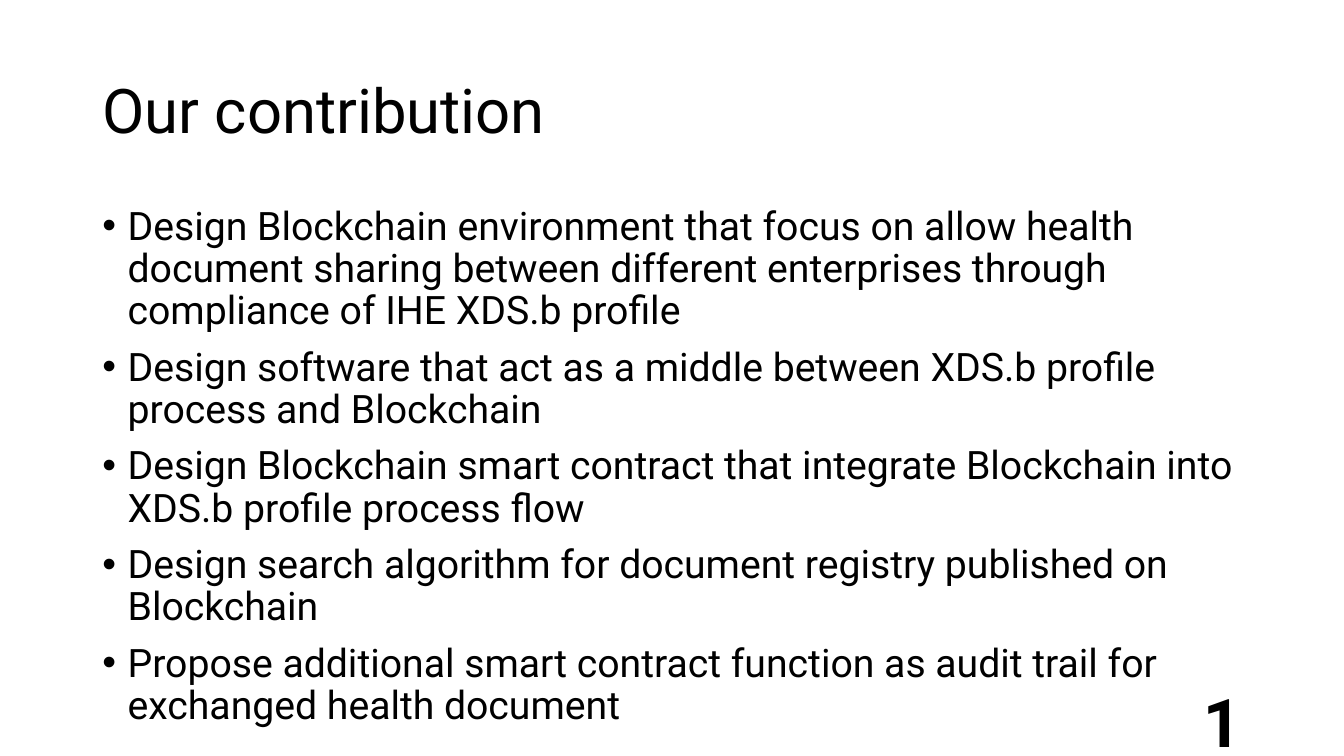
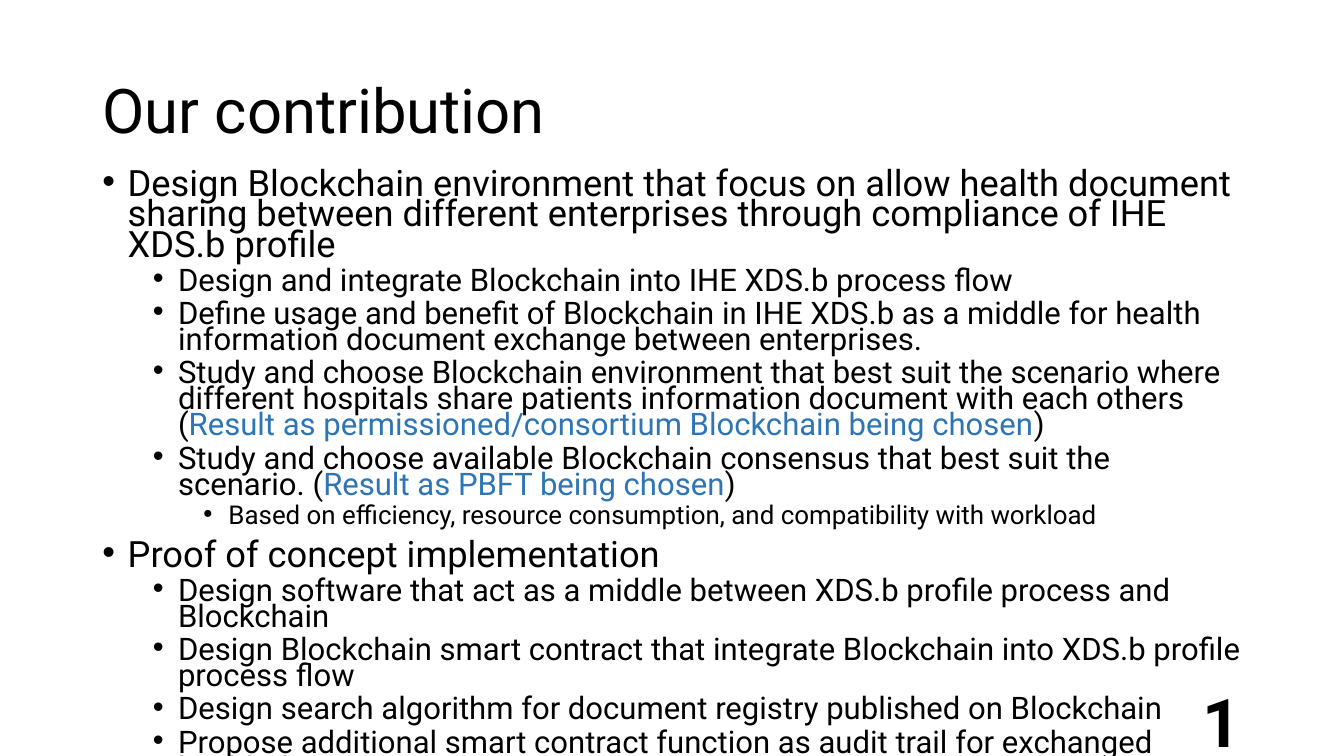
Before and after one commit to semiangel/XDSchain, a slide deck: slide 1 of Progress/Contribution.pptx. Drawn at 1344x756 pixels with LibreOffice and Linux fonts; fonts in the diff are those of the drawing; background and template pictures are left out. Boxes give left, top, right and bottom in pixels: in the first picture for what was removed or moved away, otherwise in the second. Text is boxed around its words. In the diff, an @@ line names an element or a change of style, - is before the commit and + after.

Commit message:
contributionSlideUpdate

```diff
--- a/Progress/Contribution.pptx
+++ b/Progress/Contribution.pptx
@@ text "Design Blockchain environment that focus ...": place and size @@
-text "Design Blockchain environment that focus ..." at bbox=[128, 210, 1232, 685]
+text "Design Blockchain environment that focus ..." at bbox=[128, 168, 1240, 756]
@@ text at bbox=[128, 168, 1240, 756]: size 28 to 25.9 pt in "Design Blockchain environment that focus on allow ..."; size 28 to 22.2 pt in "Design software that act as a middle ...", "Design Blockchain smart contract that integrate Blockchain ...", "Design search algorithm for document registry published ...", "Propose additional smart contract function as audit ..."; line spacing 0.9 to 0.7; list level 1 to 2 in "Design software that act as ..."; list level 1 to 2 in "Design Blockchain smart contract that ..."; list level 1 to 2 in "Design search algorithm for document ..."; list level 1 to 2 in "Propose additional smart contract function ..." @@
@@ text at bbox=[128, 263, 1221, 575]: paragraphs added @@
+  • Design and integrate Blockchain into IHE XDS.b process flow
+  • Define usage and benefit of Blockchain in IHE XDS.b as a middle for health information document exchange between enterprises.
+  • Study and choose Blockchain environment that best suit the scenario where different hospitals share patients information document with each others (Result as permissioned/consortium Blockchain being chosen)
+  • Study and choose available Blockchain consensus that best suit the scenario. (Result as PBFT being chosen)
+    • Based on efficiency, resource consumption, and compatibility with workload
+• Proof of concept implementation
```
Also in this commit, not shown: 36 slides added.
